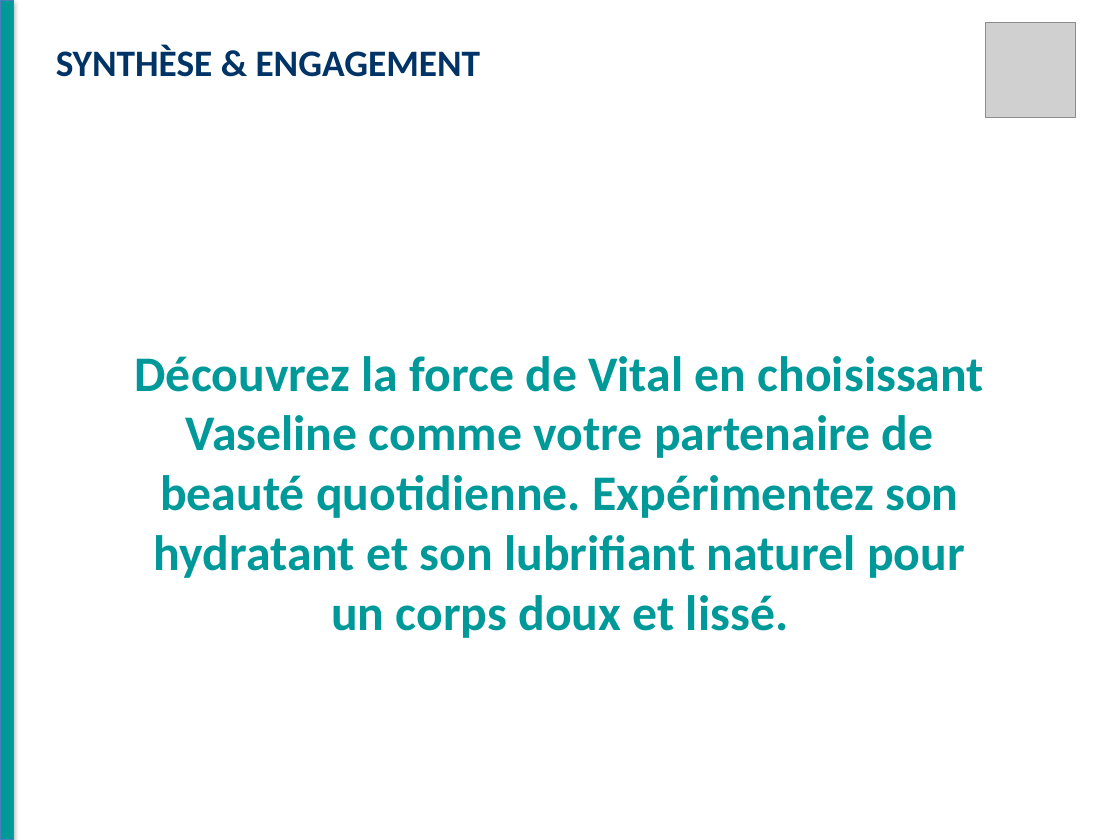
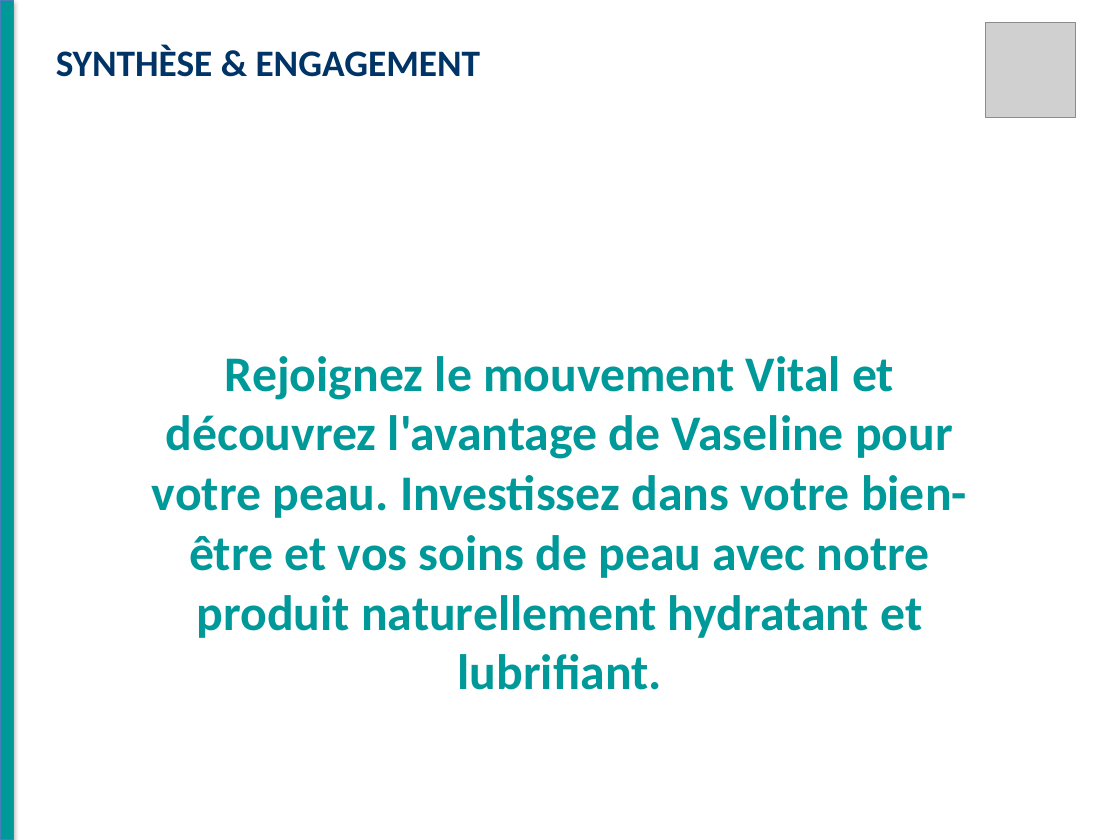
Before and after one commit to RayanAloui/Esprit-PIDS-4DS11-2026-Avatar, a slide deck: slide 6 of alia_django/apps/modeling/data/static/videos/Vaseline.pptx. Drawn at 1120x840 pixels with LibreOffice and Linux fonts; fonts in the diff are those of the drawing; grey boxes stand for pictures. Boxes give left, top, right and bottom in pixels: in the first picture for what was removed or moved away, otherwise in the second. Text is boxed around its words. In the diff, an @@ line names an element or a change of style, - is before the commit and + after.

```diff
--- a/alia_django/apps/modeling/data/static/videos/Vaseline.pptx
+++ b/alia_django/apps/modeling/data/static/videos/Vaseline.pptx
@@ text at [152,356,967,690]: text changed @@
-Découvrez la force de Vital en choisissant Vaseline comme votre partenaire de beauté quotidienne. Expérimentez son hydratant et son lubrifiant naturel pour un corps doux et lissé.
+Rejoignez le mouvement Vital et découvrez l'avantage de Vaseline pour votre peau. Investissez dans votre bien-être et vos soins de peau avec notre produit naturellement hydratant et lubrifiant.
```
Also in this commit, not shown: 5 other slides changed, 15 other files.
